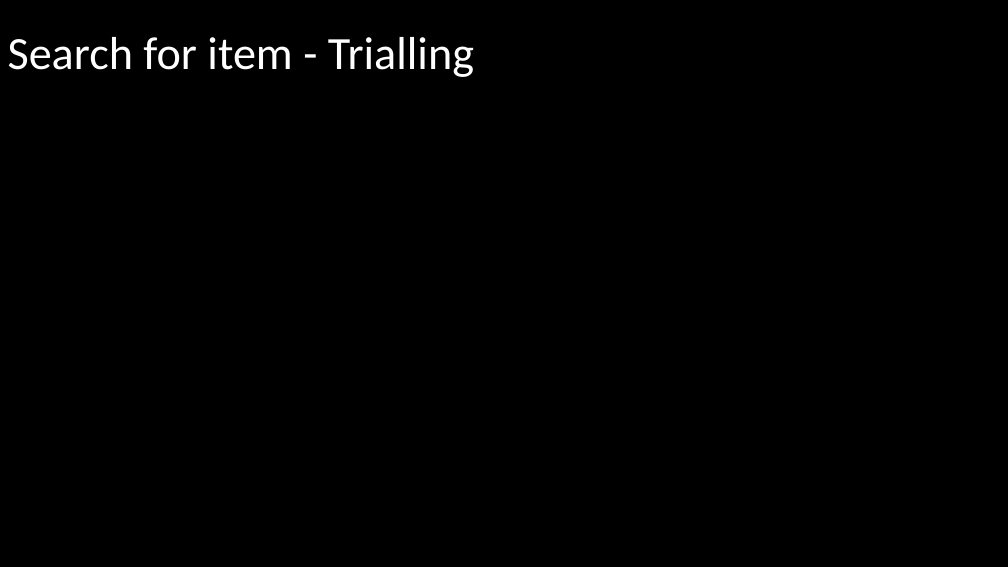
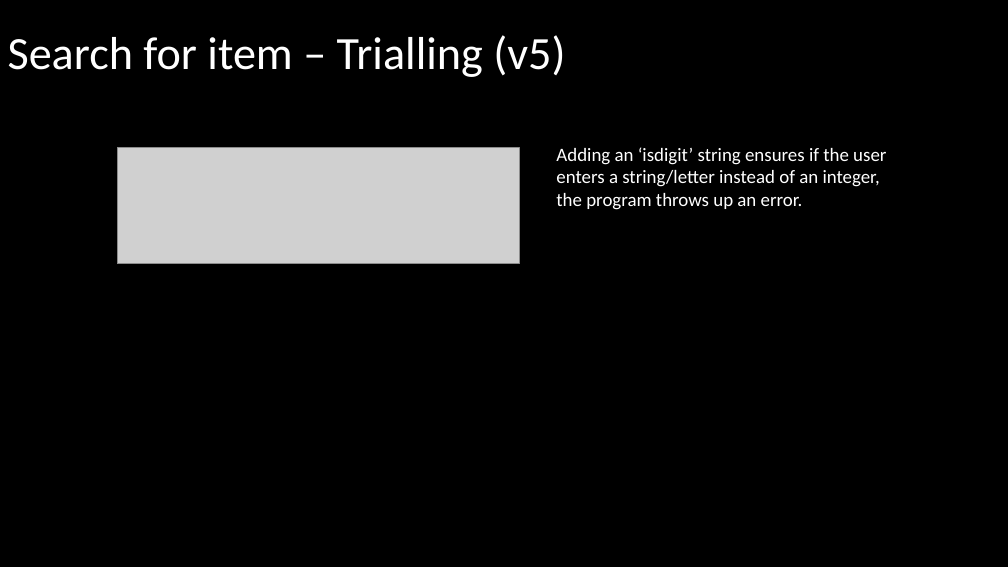
Before and after one commit to Joepapa101/2.7---2.8-Assessment, a slide deck: slide 27 of 2.7 and 2.8 Documentation Template.pptx (slide 17 before the commit). Drawn at 1008x567 pixels with LibreOffice and Linux fonts; fonts in the diff are those of the drawing; grey boxes stand for pictures. Boxes give left, top, right and bottom in pixels: in the first picture for what was removed or moved away, otherwise in the second. Text is boxed around its words. In the diff, an @@ line names an element or a change of style, - is before the commit and + after.

```diff
--- a/2.7 and 2.8 Documentation Template.pptx
+++ b/2.7 and 2.8 Documentation Template.pptx
@@ title at <box>8,35,565,77</box>: text changed @@
-Search for item - Trialling
+Search for item – Trialling (v5)
@@ picture added at <box>117,147,520,263</box> @@
@@ text added at <box>556,147,886,210</box>, 18 pt, text #FFFFFF @@
+Adding an ‘isdigit’ string ensures if the user enters a string/letter instead of an integer, the program throws up an error.
```
Also in this commit, not shown: 4 other slides changed, 25 slides added, 1 slide removed, 10 other files.
